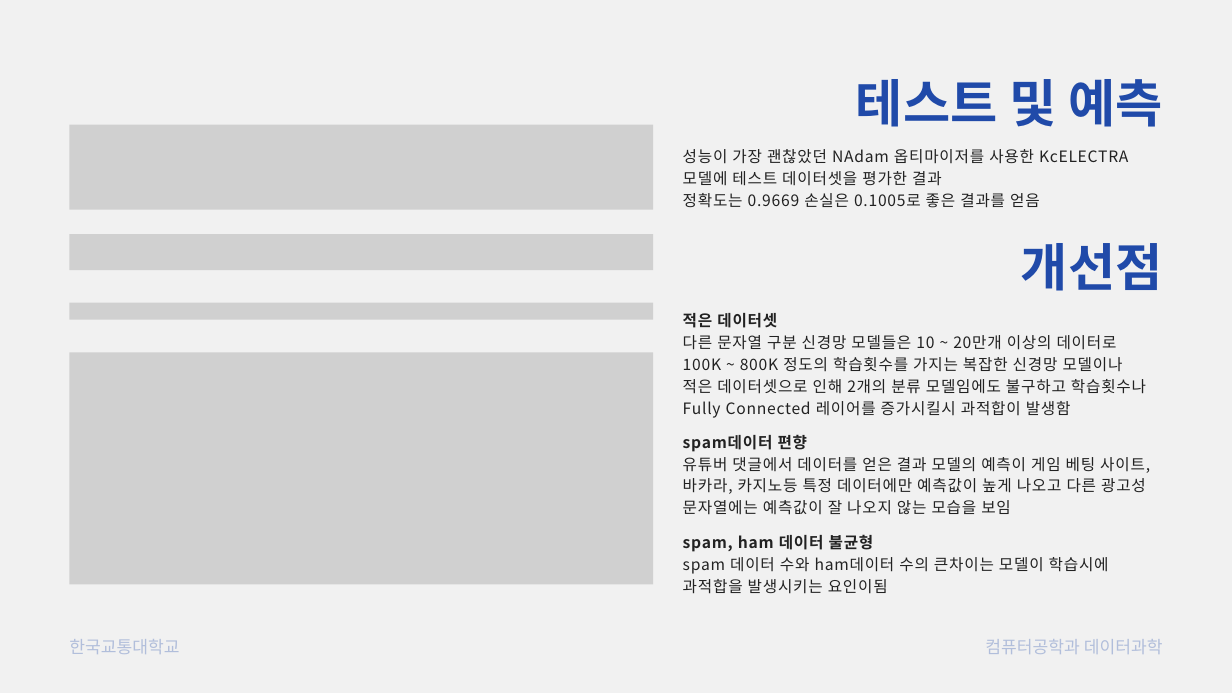
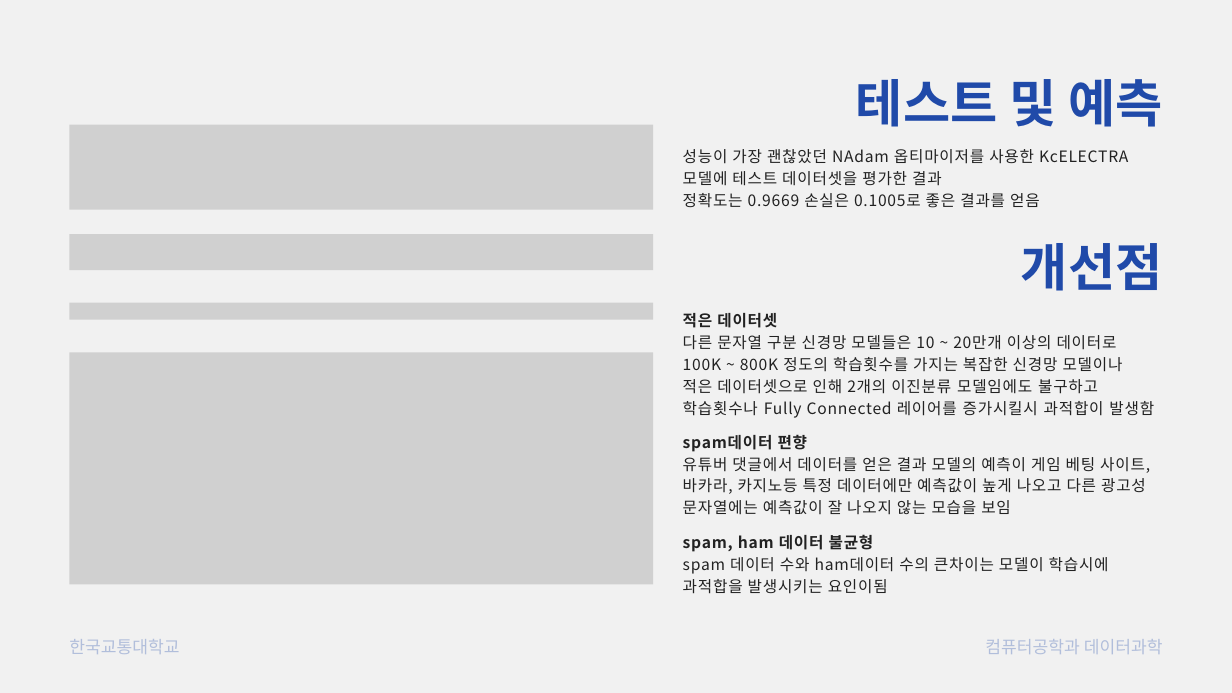
Before and after one commit to aaronkr-classroom/0-ml-team-project-pm-spam, a slide deck: slide 18 of 데이터과학 발표자료.pptx. Drawn at 1232x693 pixels with LibreOffice and Linux fonts; fonts in the diff are those of the drawing; grey boxes stand for pictures. Boxes give left, top, right and bottom in pixels: in the first picture for what was removed or moved away, otherwise in the second. Text is boxed around its words. In the diff, an @@ line names an element or a change of style, - is before the commit and + after.

```diff
--- a/데이터과학 발표자료.pptx
+++ b/데이터과학 발표자료.pptx
@@ text at bbox=[683, 379, 1154, 418]: text changed @@
-적은 데이터셋으로 인해 2개의 분류 모델임에도 불구하고 학습횟수나 Fully Connected 레이어를 증가시킬시 과적합이 발생함
+적은 데이터셋으로 인해 2개의 이진분류 모델임에도 불구하고 학습횟수나 Fully Connected 레이어를 증가시킬시 과적합이 발생함
```
Also in this commit, not shown: 1 other slide changed.
